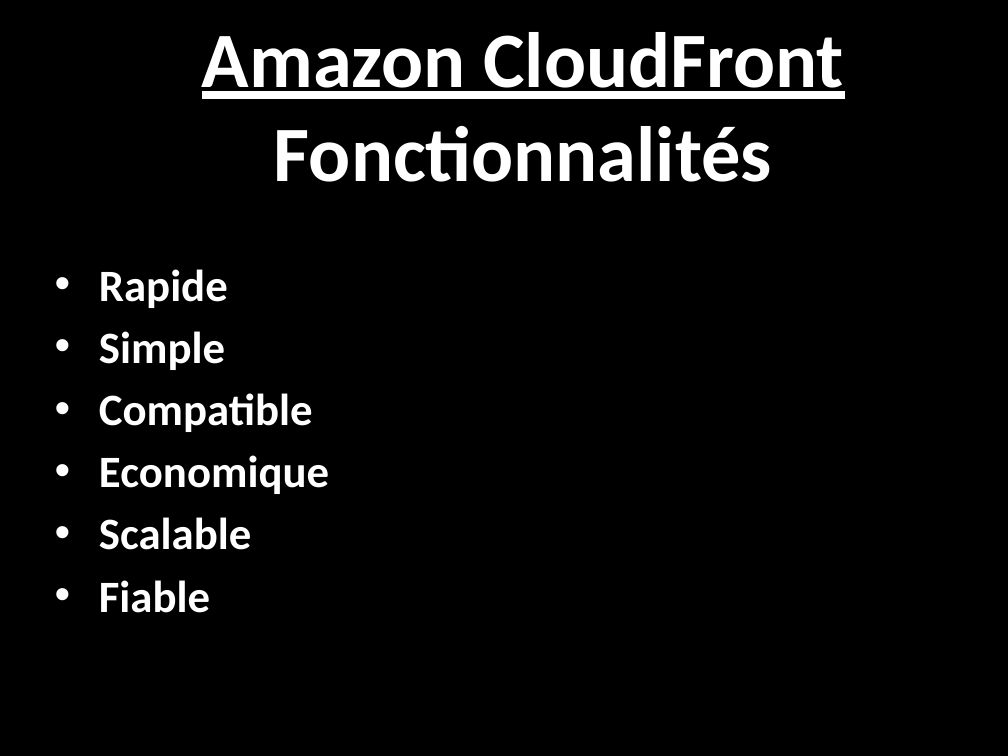
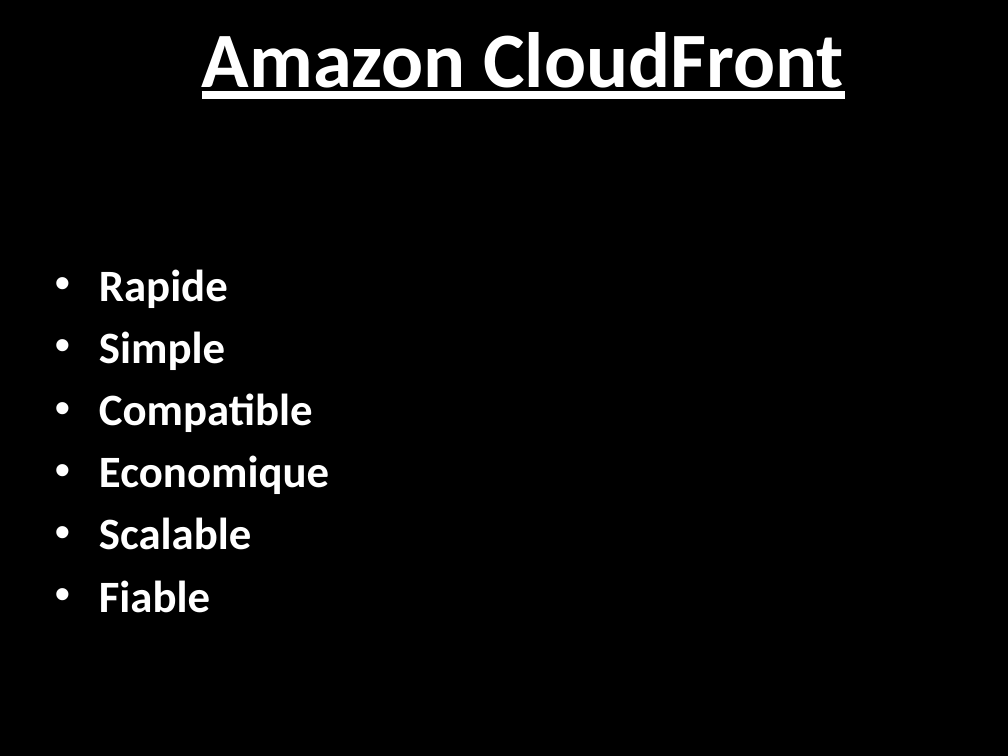
Before and after one commit to romfret/TLC, a slide deck: slide 5 of AWS - Media Hosting.pptx. Drawn at 1008x756 pixels with LibreOffice and Linux fonts; fonts in the diff are those of the drawing; background and template pictures are left out. Boxes give left, top, right and bottom in pixels: in the first picture for what was removed or moved away, otherwise in the second. Text is boxed around its words. In the diff, an @@ line names an element or a change of style, - is before the commit and + after.

Commit message:
CF

```diff
--- a/AWS - Media Hosting.pptx
+++ b/AWS - Media Hosting.pptx
@@ title at (x1=202, y1=32, x2=843, y2=99): text changed @@
-Amazon CloudFront
-Fonctionnalités
+Amazon CloudFront
```
